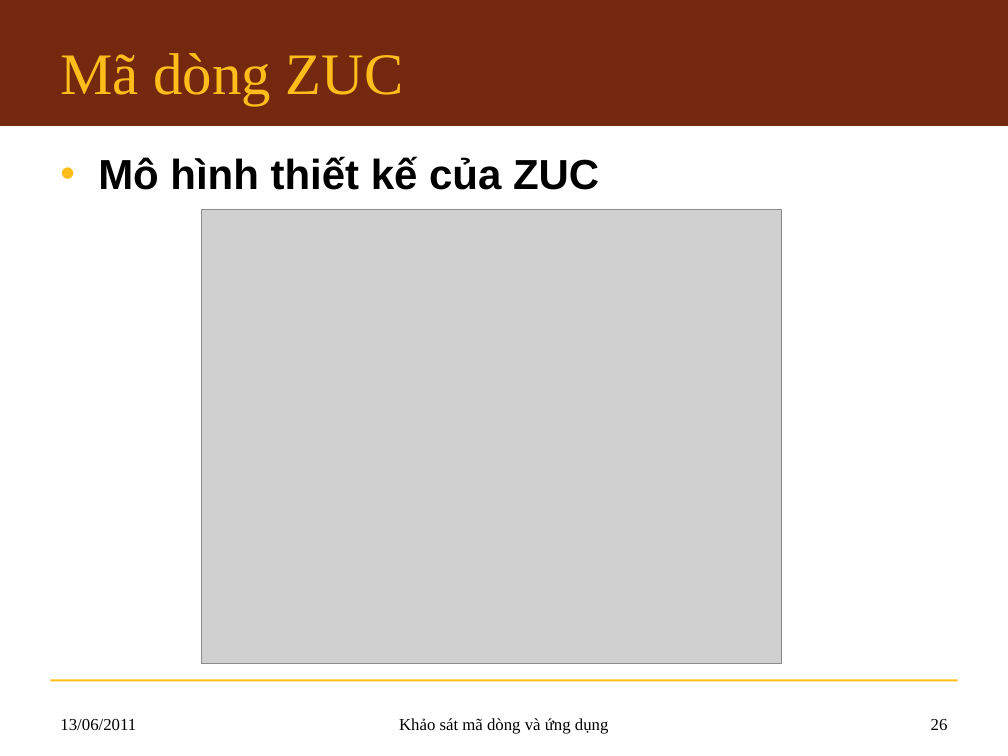
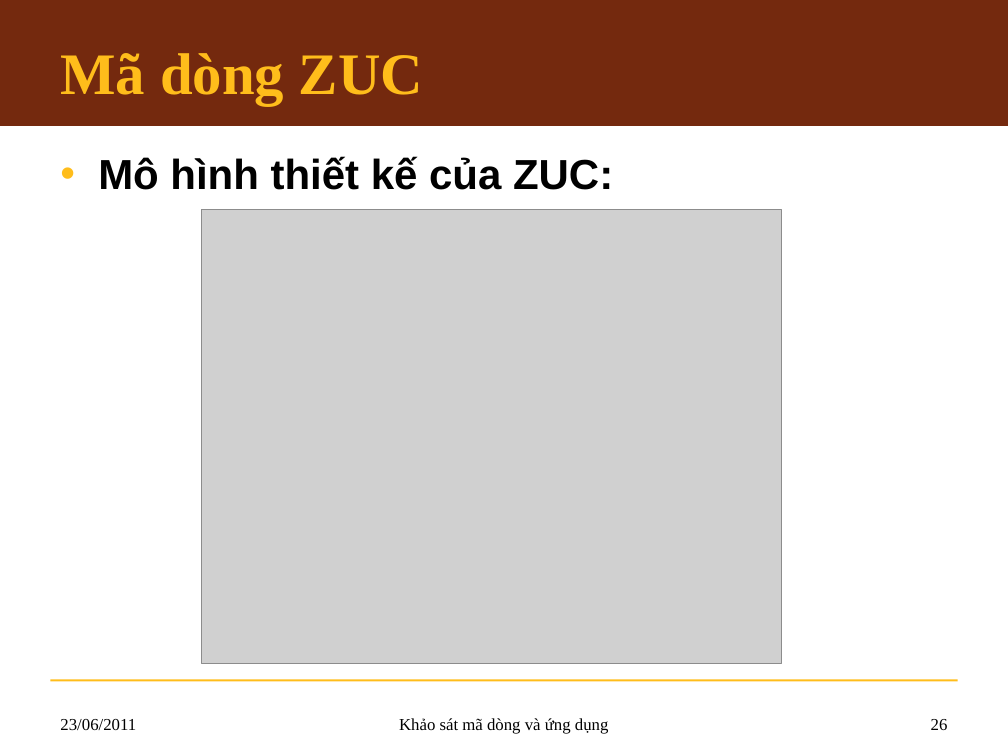
Before and after one commit to hemprasad/lvmm-sc, a slide deck: slide 26 of 7.Slide/KLTN_Slide.pptx. Drawn at 1008x756 pixels with LibreOffice and Linux fonts; fonts in the diff are those of the drawing; grey boxes stand for pictures; background and template pictures are left out. Boxes give left, top, right and bottom in pixels: in the first picture for what was removed or moved away, otherwise in the second. Text is boxed around its words. In the diff, an @@ line names an element or a change of style, - is before the commit and + after.

```diff
--- a/7.Slide/KLTN_Slide.pptx
+++ b/7.Slide/KLTN_Slide.pptx
@@ title "Mã dòng ZUC" at (60,53,423,105): bold on @@
@@ text at (98,156,613,190): text changed @@
-• Mô hình thiết kế của ZUC
+• Mô hình thiết kế của ZUC:
@@ text at (60,719,136,730): text changed @@
-13/06/2011
+23/06/2011
```
Also in this commit, not shown: 71 other slides changed.
